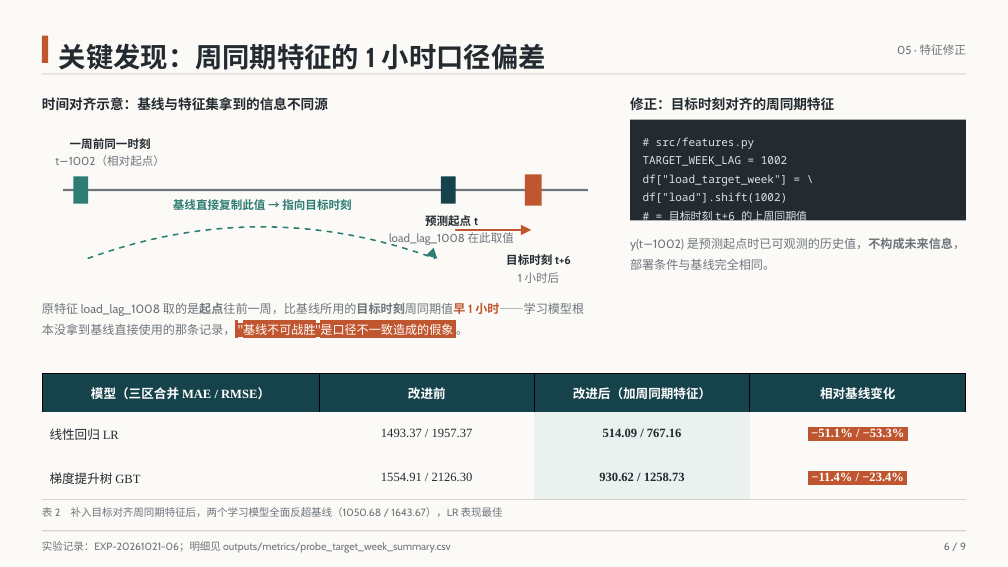
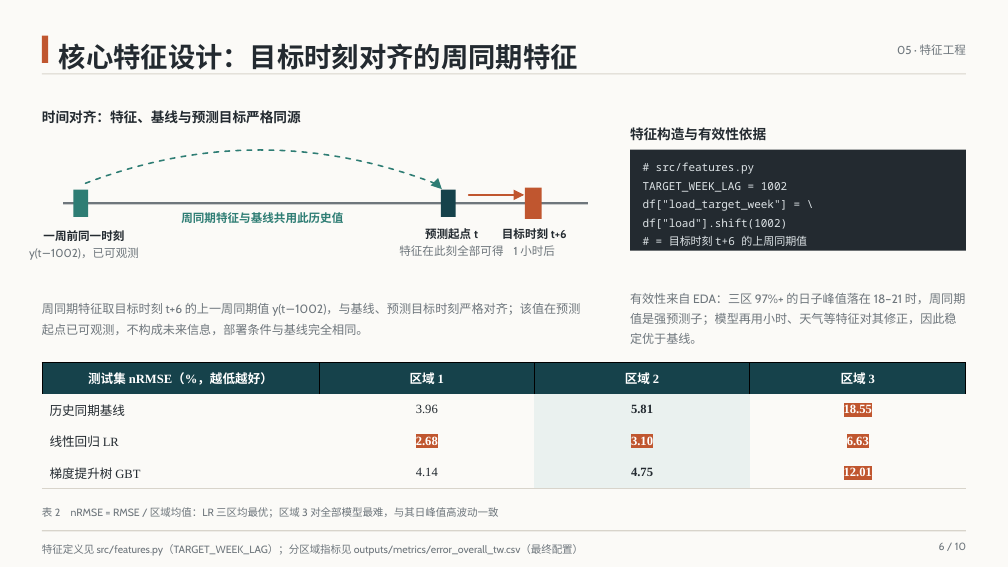
Before and after one commit to 77xiang/python_data_processing, a slide deck: slide 6 of deliverables/课程汇报PPT/课程汇报PPT.pptx. Drawn at 1008x567 pixels with LibreOffice and Linux fonts; fonts in the diff are those of the drawing. Boxes give left, top, right and bottom in pixels: in the first picture for what was removed or moved away, otherwise in the second. Text is boxed around its words. In the diff, an @@ line names an element or a change of style, - is before the commit and + after.

```diff
--- a/deliverables/课程汇报PPT/课程汇报PPT.pptx
+++ b/deliverables/课程汇报PPT/课程汇报PPT.pptx
@@ text at (59,43,578,70): text changed @@
-关键发现：周同期特征的 1 小时口径偏差
+核心特征设计：目标时刻对齐的周同期特征
@@ text at (897,44,966,55): text changed @@
-05 · 特征修正
+05 · 特征工程
@@ text at (42,110,301,124): text changed @@
-时间对齐示意：基线与特征集拿到的信息不同源
+时间对齐：特征、基线与预测目标严格同源
@@ freeform shape: place and size @@
-freeform shape at (88,195,435,258)
+freeform shape at (85,116,435,183)
@@ text at (630,127,766,140): text changed @@
-修正：目标时刻对齐的周同期特征
+特征构造与有效性依据
@@ triangle: place and size @@
-triangle at (427,248,442,263)
+triangle at (431,178,446,193)
@@ rectangle: place and size @@
-rectangle at (630,119,966,220)
+rectangle at (630,150,966,250)
@@ text "# src/features.py": place and size @@
-text "# src/features.py" at (643,137,807,224)
+text "# src/features.py" at (643,162,807,246)
@@ freeform shape: place and size @@
-freeform shape at (456,222,526,237)
+freeform shape at (469,187,523,204)
@@ triangle: place and size @@
-triangle at (521,225,532,235)
+triangle at (513,190,524,200)
@@ text "一周前同一时刻": place and size @@
-text "一周前同一时刻" at (55,138,165,166)
+text "一周前同一时刻" at (29,230,139,260)
@@ text at (181,212,343,223): text changed @@
-基线直接复制此值 → 指向目标时刻
+周同期特征与基线共用此历史值
@@ 4 rectangles, 1 text: place and size @@
-4 rectangles, 1 text at (63,175,588,245)
+4 rectangles, 1 text at (63,188,588,256)
@@ text "目标时刻 t+6": place and size @@
-text "目标时刻 t+6" at (506,254,571,283)
+text "目标时刻 t+6" at (502,228,567,256)
@@ text at (29,247,139,260): text changed @@
-t−1002（相对起点）
+y(t−1002)，已可观测
@@ text at (399,245,503,256): text changed @@
-load_lag_1008 在此取值
+特征在此刻全部可得
@@ text at (630,293,965,344): text changed @@
-y(t−1002) 是预测起点时已可观测的历史值，不构成未来信息，部署条件与基线完全相同。
+有效性来自 EDA：三区 97%+ 的日子峰值落在 18–21 时，周同期值是强预测子；模型再用小时、天气等特征对其修正，因此稳定优于基线。
@@ text at (42,303,580,335): text changed @@
-原特征 load_lag_1008 取的是起点往前一周，比基线所用的目标时刻周同期值早 1 小时——学习模型根本没拿到基线直接使用的那条记录， "基线不可战胜"是口径不一致造成的假象 。
+周同期特征取目标时刻 t+6 的上一周同期值 y(t−1002)，与基线、预测目标时刻严格对齐；该值在预测起点已可观测，不构成未来信息，部署条件与基线完全相同。
@@ table at (42,362,967,488) @@
-row 1: 模型（三区合并 MAE / RMSE） | 改进前 | 改进后（加周同期特征） | 相对基线变化
-row 2: 线性回归 LR | 1493.37 / 1957.37 | 514.09 / 767.16 | −51.1% / −53.3%
-row 3: 梯度提升树 GBT | 1554.91 / 2126.30 | 930.62 / 1258.73 | −11.4% / −23.4%
+row 1: 测试集 nRMSE（%，越低越好） | 区域 1 | 区域 2 | 区域 3
+row 2: 历史同期基线 | 3.96 | 5.81 | 18.55
+row 3: 线性回归 LR | 2.68 | 3.10 | 6.63
+row 4: 梯度提升树 GBT | 4.14 | 4.75 | 12.01
@@ table: place and size @@
-table at (42,374,967,500)
+table at (42,362,967,488)
@@ text at (42,507,498,518): text changed @@
-表 2 补入目标对齐周同期特征后，两个学习模型全面反超基线（1050.68 / 1643.67），LR 表现最佳
+表 2 nRMSE = RMSE / 区域均值：LR 三区均最优；区域 3 对全部模型最难，与其日峰值高波动一致
@@ text at (42,544,583,556): text changed @@
-实验记录：EXP-20261021-06；明细见 outputs/metrics/probe_target_week_summary.csv
+特征定义见 src/features.py（TARGET_WEEK_LAG）；分区域指标见 outputs/metrics/error_overall_tw.csv（最终配置）
@@ text at (939,542,966,550): text changed @@
-6 / 9
+6 / 10
```
Also in this commit, not shown: 8 other slides changed, 1 slide added, 8 other files.
